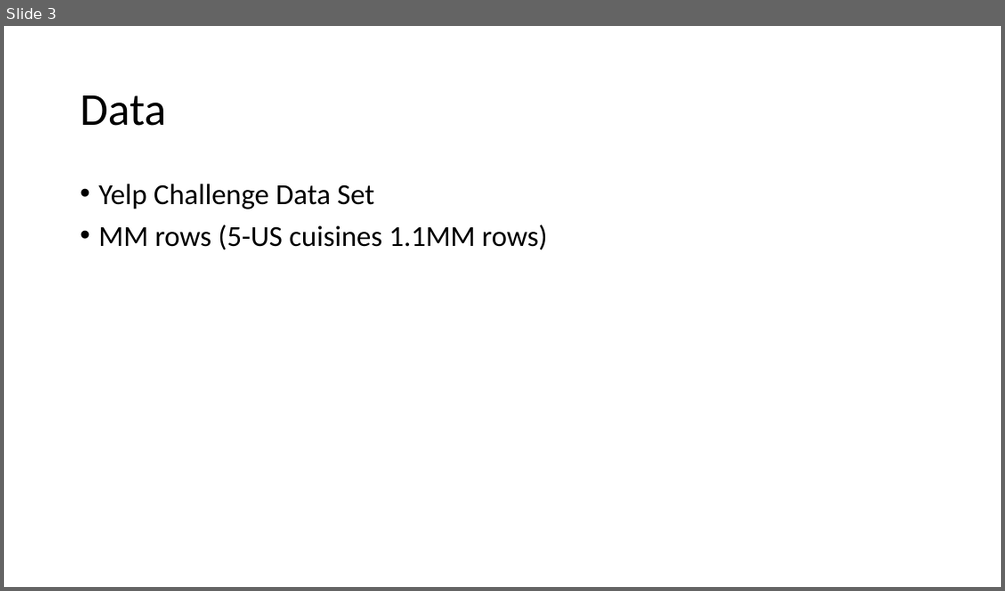
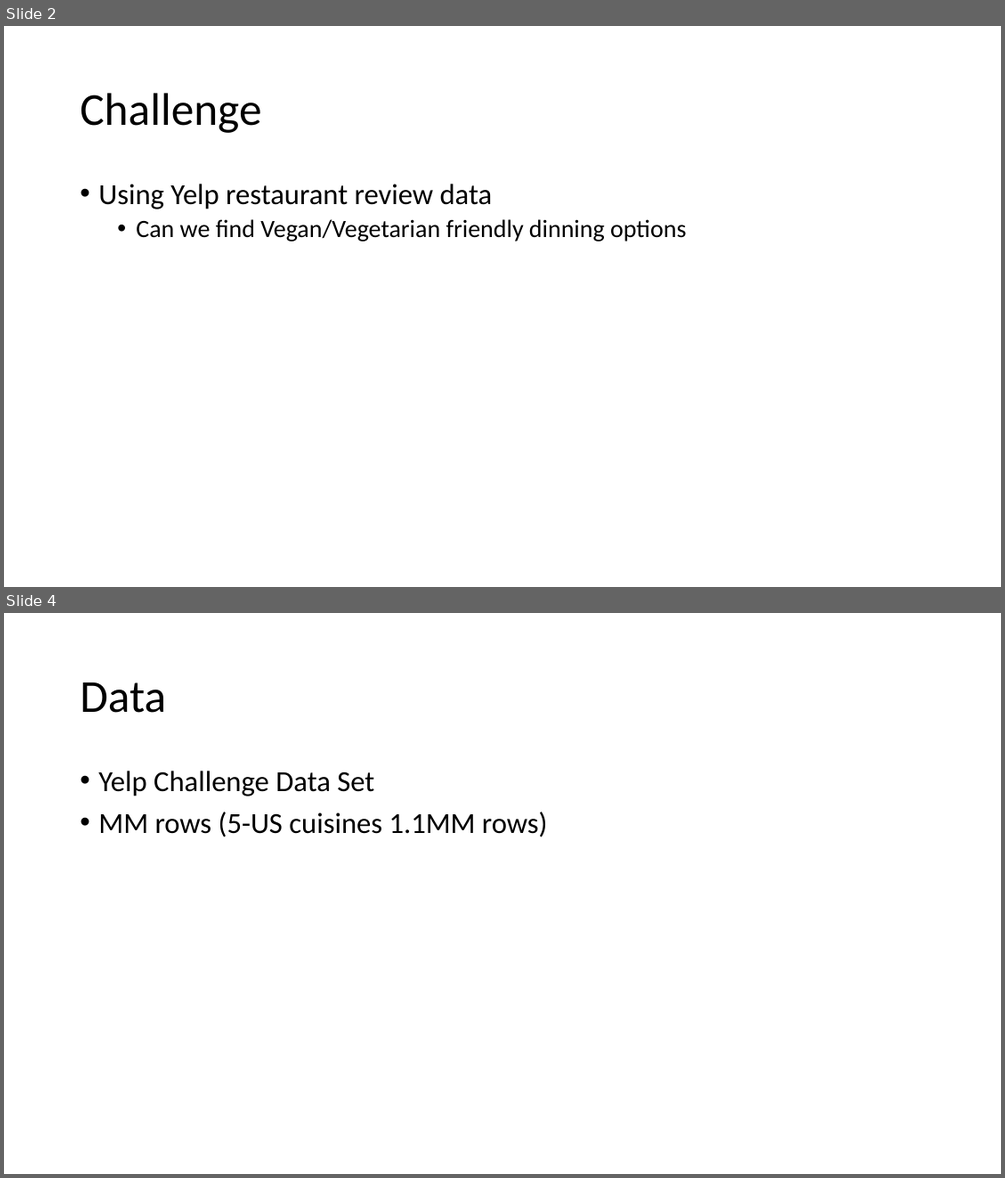
Before and after one commit to nReyna/capstone-VeCan-or-VeCant, a slide deck: PrestOutline.pptx. Shown one above the other, each under a label of ours: slide 3 before the commit, slides 2 and 4 after it; the slides between them are not shown. The pictures are 1005x591 and 1005x1178 pixels, drawn with LibreOffice and Linux fonts; fonts in the diff are those of the drawing. Boxes give left, top, right and bottom in pixels: in the first picture for what was removed or moved away, otherwise in the second. Text is boxed around its words. In the diff, an @@ line names an element or a change of style, - is before the commit and + after.

```diff
--- a/PrestOutline.pptx
+++ b/PrestOutline.pptx
@@ slide 2 added at (4,26,1001,587), background #FFFFFF @@
@@ title added at (80,93,261,133), 44 pt, text #000000 @@
+Challenge
@@ text added at (98,184,686,241), 24 pt, text #000000 @@
+• Using Yelp restaurant review data
+  • Can we find Vegan/Vegetarian friendly dinning options
@@ what was slide 3 is now slide 4 @@
```
Also in this commit, not shown: 2 slides changed, 2 other slides added.
